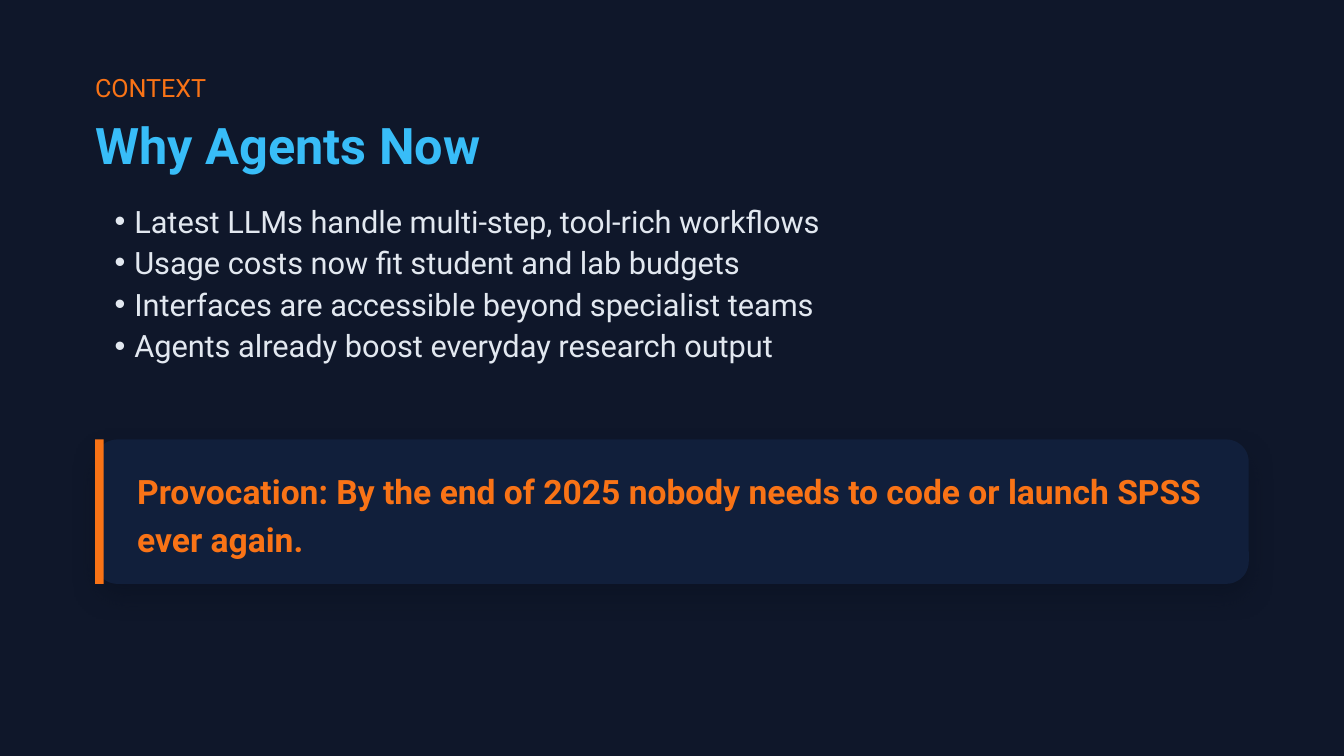
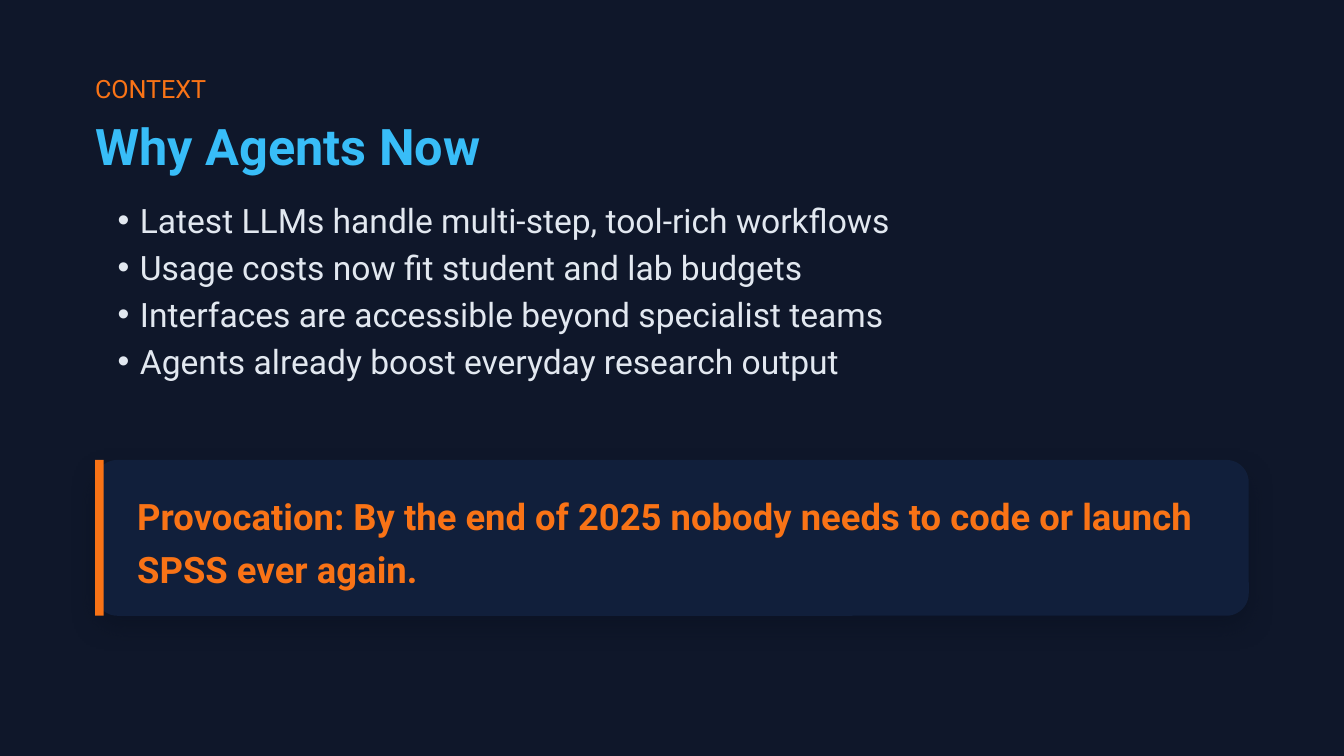
Before and after one commit to shanelindsay/agentic-r, a slide deck: slide 4 of slides-new/Agentic-AI-Agent-Talk.pptx. Drawn at 1344x756 pixels with LibreOffice and Linux fonts; fonts in the diff are those of the drawing. Boxes give left, top, right and bottom in pixels: in the first picture for what was removed or moved away, otherwise in the second. Text is boxed around its words. In the diff, an @@ line names an element or a change of style, - is before the commit and + after.

```diff
--- a/slides-new/Agentic-AI-Agent-Talk.pptx
+++ b/slides-new/Agentic-AI-Agent-Talk.pptx
@@ text "Latest LLMs handle multi-step, tool-rich ..." at (140,207,890,381): size 16.5 to 18 pt; indent changed; line spacing 22.3pt to 25.2pt @@
@@ rounded rectangle: place and size @@
-rounded rectangle at (95,439,1249,583)
+rounded rectangle at (95,460,1249,616)
@@ rounded rectangle at (95,460,1249,616): proportions changed @@
@@ line moved from (99, 439) - (99, 585) to (99, 460) - (99, 616) @@
@@ text "Provocation: By the end of ...": place and size @@
-text "Provocation: By the end of ..." at (137,478,1201,559)
+text "Provocation: By the end of ..." at (137,502,1191,591)
@@ text "Provocation: By the end of ..." at (137,502,1191,591): size 18 to 19.5 pt; line spacing 25.2pt to 28.3pt @@
```
Also in this commit, not shown: 20 other slides changed, 1 other file.
